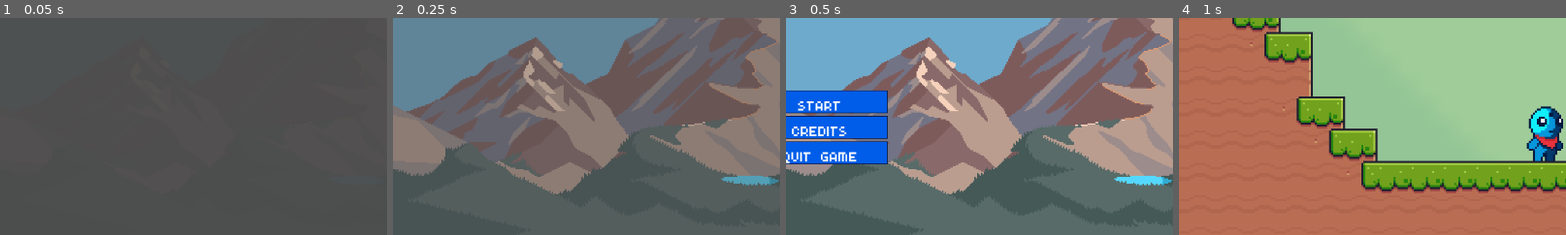
Above: before the commit, frames 1-4 (left to right).
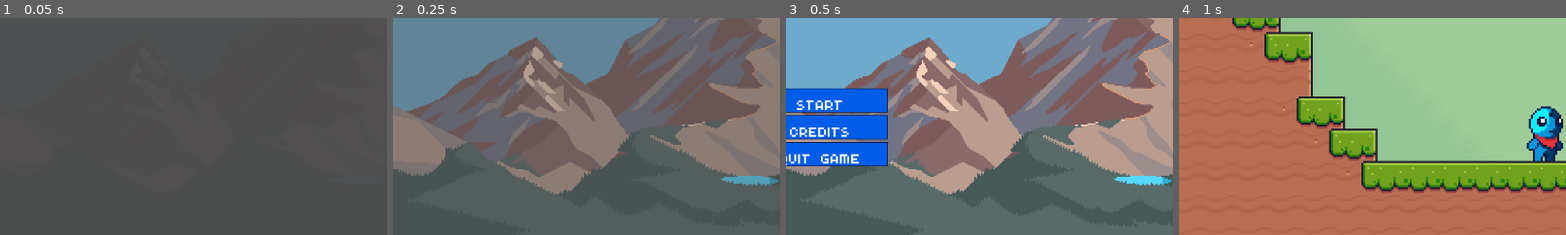
Above: after the commit, the same moments.

Repository: stbrunohenrique/Hack-n-slash
Game: Godot game, scene res://assets/Menu/menu.tscn
The game is run twice, just before and just after one commit, with the same random seed, the same clock (stepped at 60 frames per second) and the same inputs. Before the commit the project starts from res://assets/entities/Menu/menu.tscn.
Inputs:
- Up to frame 1 (0.05 s): no input
- Up to frame 2 (0.25 s): no input
- Up to frame 3 (0.5 s): no input
- Up to frame 4 (1 s): click "START" at 0.5 s
The pictures show only the part of the screen within x 0-50%, y 25-75%; the shares and areas given below are measured in that part.

Frames 1-2 are identical in both runs. In frame 3, 3.2% of the frame differs, in the area x 0-27%, y 32-69%; in frame 4, nothing differs.

Commit message:
tela de game over, falta definir chama-la quando o personagem morrer

Diff:
--- a/assets/entities/Menu/menu.tscn
+++ b/assets/Menu/menu.tscn
@@ -1,6 +1,6 @@
 [gd_scene load_steps=9 format=3 uid="uid://dgklacjryx61c"]
 
-[ext_resource type="Script" uid="uid://p6jt5ijnh8eh" path="res://assets/entities/menu/menu.gd" id="1_ptfku"]
+[ext_resource type="Script" uid="uid://p6jt5ijnh8eh" path="res://assets/Menu/menu.gd" id="1_ptfku"]
 [ext_resource type="Texture2D" uid="uid://b2jbvn308183c" path="res://assets/visual/montain_background/m7/PRE_ORIG_SIZE.png" id="2_ynopv"]
 [ext_resource type="Theme" uid="uid://l51rhf0klnd2" path="res://assets/visual/default_btn.tres" id="6_jwtcb"]
 [ext_resource type="Texture2D" uid="uid://ciu4xtci6psvo" path="res://assets/visual/sprites/personagem.png" id="7_ab2q2"]
--- /dev/null
+++ b/assets/gameover/gameover.gd
@@ -0,0 +1,8 @@
+extends Control
+
+
+func _on_restart_btn_pressed() -> void:
+	get_tree().change_scene_to_file("res://assets/Menu/menu.tscn")
+
+func _on_quit_btn_pressed() -> void:
+	get_tree().quit()
--- /dev/null
+++ b/assets/gameover/gameover.tscn
@@ -0,0 +1,134 @@
+[gd_scene load_steps=10 format=3 uid="uid://qcp0nyx0ac3f"]
+
+[ext_resource type="Texture2D" uid="uid://gw052ov0tpyf" path="res://assets/visual/gameover_visual/gameover-removebg-preview.png" id="1_00oj6"]
+[ext_resource type="Script" uid="uid://0npsje8rp5t6" path="res://assets/gameover/gameover.gd" id="1_grfbk"]
+[ext_resource type="Texture2D" uid="uid://38matl1m5lii" path="res://assets/visual/gameover_visual/gameover_background.png" id="1_hick4"]
+[ext_resource type="Theme" uid="uid://l51rhf0klnd2" path="res://assets/visual/default_btn.tres" id="2_hick4"]
+
+[sub_resource type="StyleBoxEmpty" id="StyleBoxEmpty_grfbk"]
+
+[sub_resource type="StyleBoxEmpty" id="StyleBoxEmpty_ln2xx"]
+
+[sub_resource type="Animation" id="Animation_hick4"]
+resource_name = "Fade_in"
+tracks/0/type = "value"
+tracks/0/imported = false
+tracks/0/enabled = true
+tracks/0/path = NodePath("ColorRect:modulate")
+tracks/0/interp = 1
+tracks/0/loop_wrap = true
+tracks/0/keys = {
+"times": PackedFloat32Array(0, 0.5),
+"transitions": PackedFloat32Array(1, 1),
+"update": 0,
+"values": [Color(1, 1, 1, 0), Color(1, 1, 1, 1)]
+}
+tracks/1/type = "value"
+tracks/1/imported = false
+tracks/1/enabled = true
+tracks/1/path = NodePath("VBoxContainer:modulate")
+tracks/1/interp = 1
+tracks/1/loop_wrap = true
+tracks/1/keys = {
+"times": PackedFloat32Array(0.5, 0.9),
+"transitions": PackedFloat32Array(1, 1),
+"update": 0,
+"values": [Color(1, 1, 1, 0), Color(1, 1, 1, 1)]
+}
+
+[sub_resource type="Animation" id="Animation_grfbk"]
+length = 0.001
+tracks/0/type = "value"
+tracks/0/imported = false
+tracks/0/enabled = true
+tracks/0/path = NodePath("ColorRect:modulate")
+tracks/0/interp = 1
+tracks/0/loop_wrap = true
+tracks/0/keys = {
+"times": PackedFloat32Array(0),
+"transitions": PackedFloat32Array(1),
+"update": 0,
+"values": [Color(1, 1, 1, 1)]
+}
+tracks/1/type = "value"
+tracks/1/imported = false
+tracks/1/enabled = true
+tracks/1/path = NodePath("VBoxContainer:modulate")
+tracks/1/interp = 1
+tracks/1/loop_wrap = true
+tracks/1/keys = {
+"times": PackedFloat32Array(0),
+"transitions": PackedFloat32Array(1),
+"update": 0,
+"values": [Color(1, 1, 1, 1)]
+}
+
+[sub_resource type="AnimationLibrary" id="AnimationLibrary_ln2xx"]
+_data = {
+&"Fade_in": SubResource("Animation_hick4"),
+&"RESET": SubResource("Animation_grfbk")
+}
+
+[node name="GameOver" type="Control"]
+layout_mode = 3
+anchors_preset = 15
+anchor_right = 1.0
+anchor_bottom = 1.0
+grow_horizontal = 2
+grow_vertical = 2
+script = ExtResource("1_grfbk")
+
+[node name="ColorRect" type="TextureRect" parent="."]
+layout_mode = 1
+anchors_preset = 15
+anchor_right = 1.0
+anchor_bottom = 1.0
+grow_horizontal = 2
+grow_vertical = 2
+texture = ExtResource("1_hick4")
+expand_mode = 1
+
+[node name="VBoxContainer" type="VBoxContainer" parent="."]
+layout_mode = 1
+anchors_preset = 8
+anchor_left = 0.5
+anchor_top = 0.5
+anchor_right = 0.5
+anchor_bottom = 0.5
+offset_left = -303.5
+offset_top = -251.5
+offset_right = 303.5
+offset_bottom = 251.5
+grow_horizontal = 2
+grow_vertical = 2
+
+[node name="GameOver_Title" type="TextureRect" parent="VBoxContainer"]
+layout_mode = 2
+texture = ExtResource("1_00oj6")
+
+[node name="HSeparator" type="HSeparator" parent="VBoxContainer"]
+layout_mode = 2
+theme_override_styles/separator = SubResource("StyleBoxEmpty_grfbk")
+
+[node name="Restart_btn" type="Button" parent="VBoxContainer"]
+layout_mode = 2
+theme = ExtResource("2_hick4")
+text = "Restart"
+
+[node name="HSeparator2" type="HSeparator" parent="VBoxContainer"]
+layout_mode = 2
+theme_override_styles/separator = SubResource("StyleBoxEmpty_ln2xx")
+
+[node name="Quit_btn" type="Button" parent="VBoxContainer"]
+layout_mode = 2
+theme = ExtResource("2_hick4")
+text = "Quit"
+
+[node name="Anime" type="AnimationPlayer" parent="."]
+libraries = {
+&"": SubResource("AnimationLibrary_ln2xx")
+}
+autoplay = "Fade_in"
+
+[connection signal="pressed" from="VBoxContainer/Restart_btn" to="." method="_on_restart_btn_pressed"]
+[connection signal="pressed" from="VBoxContainer/Quit_btn" to="." method="_on_quit_btn_pressed"]
--- a/assets/visual/default_btn.tres
+++ b/assets/visual/default_btn.tres
@@ -36,7 +36,7 @@
 
 [resource]
 Button/colors/font_color = Color(1, 1, 1, 1)
-Button/font_sizes/font_size = 26
+Button/font_sizes/font_size = 28
 Button/fonts/font = ExtResource("1_13fh4")
 Button/styles/focus = SubResource("StyleBoxFlat_wwh3h")
 Button/styles/hover = SubResource("StyleBoxFlat_vy3nu")
Renamed: assets/entities/Menu/menu.gd -> assets/Menu/menu.gd
Renamed: assets/entities/Menu/menu.gd.uid -> assets/Menu/menu.gd.uid
Not shown, added: assets/gameover/gameover.gd.uid
Binary file added: assets/visual/gameover_visual/gameover-removebg-preview.png
Not shown, added: assets/visual/gameover_visual/gameover-removebg-preview.png.import
Binary file added: assets/visual/gameover_visual/gameover_background.png
Not shown, added: assets/visual/gameover_visual/gameover_background.png.import
Binary file added: assets/visual/sprites/background.png
Not shown, added: assets/visual/sprites/background.png.import
